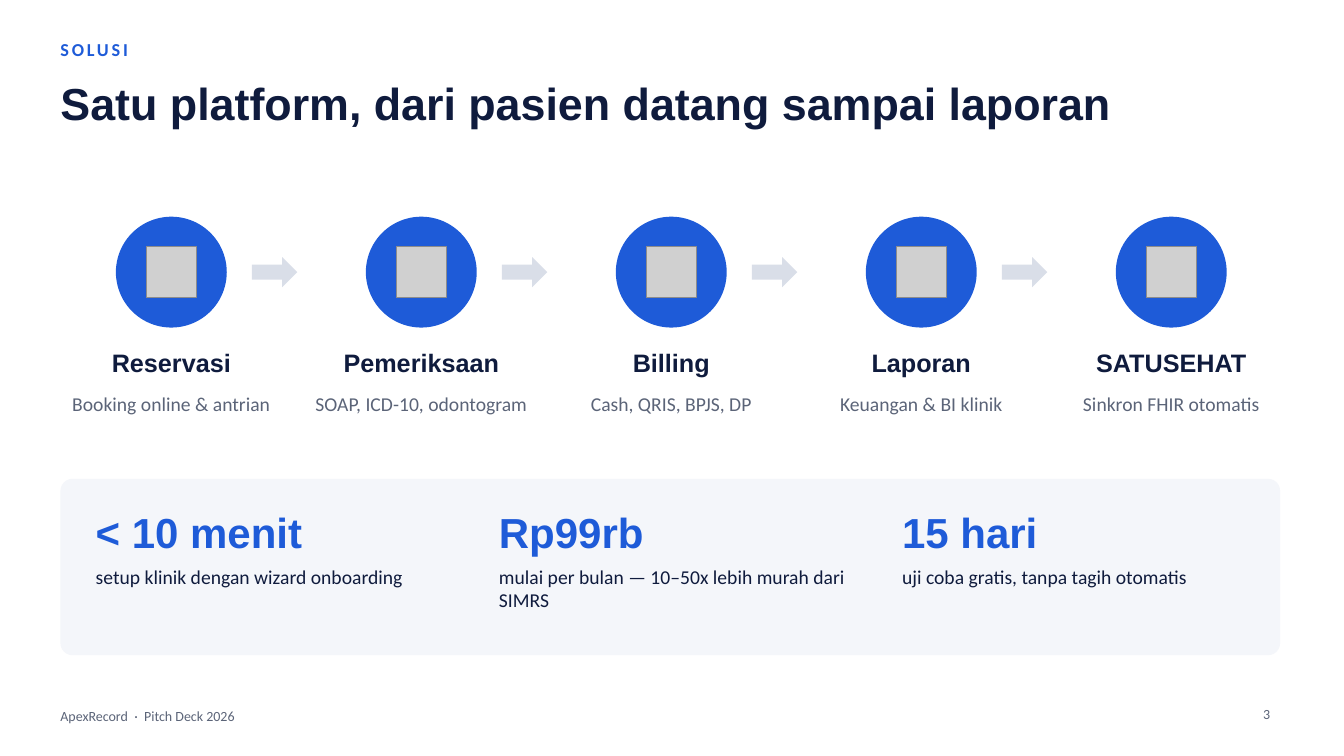
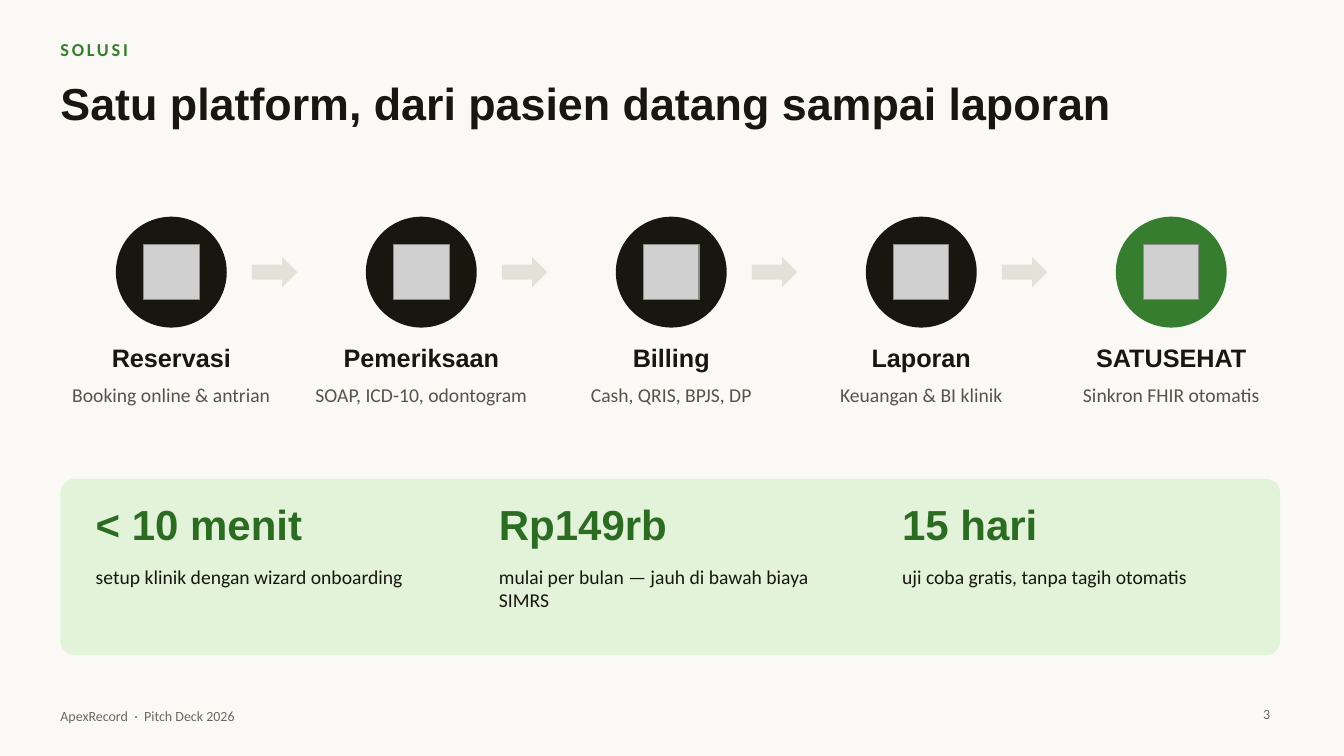
Before and after one commit to fajrulichsanai/apex-record, a slide deck: slide 3 of docs/pitch-deck/ApexRecord-Pitch-Deck.pptx. Drawn at 1344x756 pixels with LibreOffice and Linux fonts; fonts in the diff are those of the drawing; grey boxes stand for pictures. Boxes give left, top, right and bottom in pixels: in the first picture for what was removed or moved away, otherwise in the second. Text is boxed around its words. In the diff, an @@ line names an element or a change of style, - is before the commit and + after.

```diff
--- a/docs/pitch-deck/ApexRecord-Pitch-Deck.pptx
+++ b/docs/pitch-deck/ApexRecord-Pitch-Deck.pptx
@@ background #FFFFFF to #FAF9F6 @@
@@ text "SOLUSI" at [60, 44, 127, 56]: text colour #1E5BD8 to #367D2F @@
@@ fill #1E5BD8 to #17160F in 4 elements at [116, 217, 227, 328], [366, 217, 477, 328], [616, 217, 727, 328], [866, 217, 977, 328] @@
@@ ellipse at [1116, 217, 1227, 328]: fill #1E5BD8 to #367D2F @@
@@ fill #D9DEE8 to #E4E1D8 in 4 elements at [252, 257, 297, 287], [502, 257, 547, 287], [752, 257, 798, 287], [1002, 257, 1048, 287] @@
@@ text colour #0F1B3D to #17160F; vertical alignment middle to top in 5 elements at [112, 348, 231, 368], [344, 348, 499, 368], [633, 348, 710, 373], [872, 349, 971, 373], [1096, 349, 1246, 368] @@
@@ text colour #5B6478 to #55534A; vertical alignment middle to top in 5 elements at [72, 388, 270, 406], [315, 388, 527, 406], [591, 388, 751, 405], [840, 388, 1003, 406], [1083, 388, 1260, 402] @@
@@ rounded rectangle at [60, 479, 1280, 655]: fill #F4F6FA to #E3F3DA; proportions changed @@
@@ text "< 10 menit" at [132, 509, 302, 541]: text colour #1E5BD8 to #2B6B22; vertical alignment middle to top @@
@@ text at [499, 509, 667, 549]: text changed; text colour #1E5BD8 to #2B6B22 @@
-Rp99rb
+Rp149rb
@@ text "Rp149rb" at [499, 509, 667, 549]: vertical alignment middle to top @@
@@ text "15 hari" at [902, 509, 1037, 541]: text colour #1E5BD8 to #2B6B22; vertical alignment middle to top @@
@@ text colour #0F1B3D to #17160F in 3 elements at [60, 87, 1111, 129], [96, 570, 403, 588], [902, 570, 1187, 588] @@
@@ text at [499, 570, 808, 607]: text changed; text colour #0F1B3D to #17160F @@
-mulai per bulan — 10–50x lebih murah dari SIMRS
+mulai per bulan — jauh di bawah biaya SIMRS
@@ text "ApexRecord · Pitch Deck 2026" at [60, 711, 234, 723]: text colour #5B6478 to #6B695D @@
@@ page number at [1263, 710, 1270, 719]: text colour #5B6478 to #6B695D @@
```
Also in this commit, not shown: 12 other slides changed, 7 slides added, 3 slides removed.
